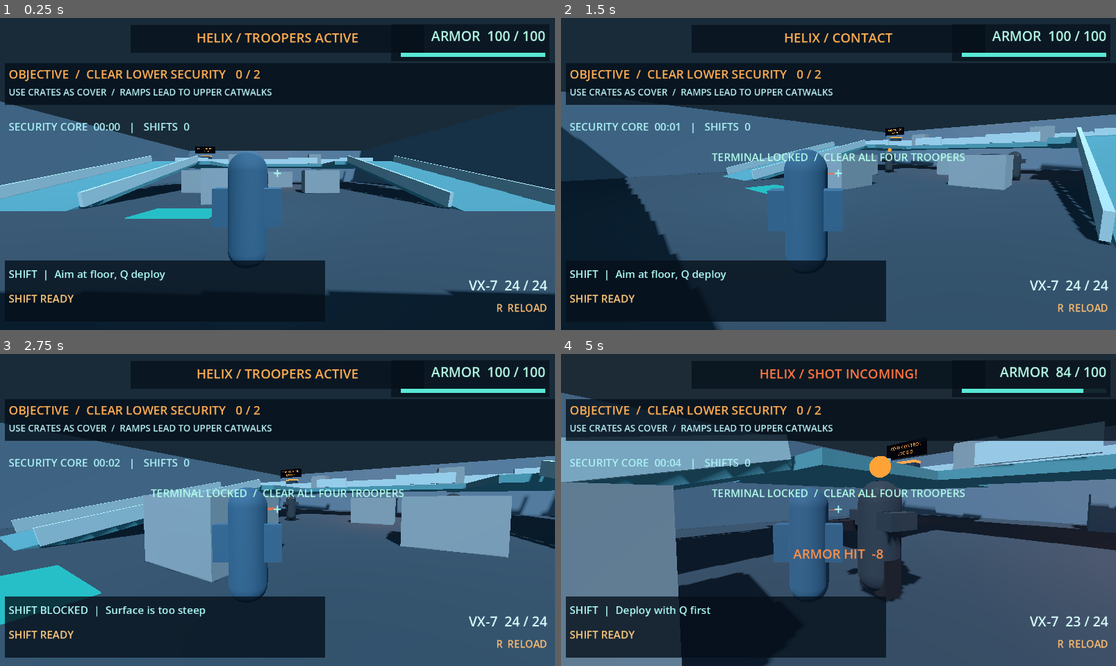
Above: before the commit, frames 1-4 (two rows, left to right).
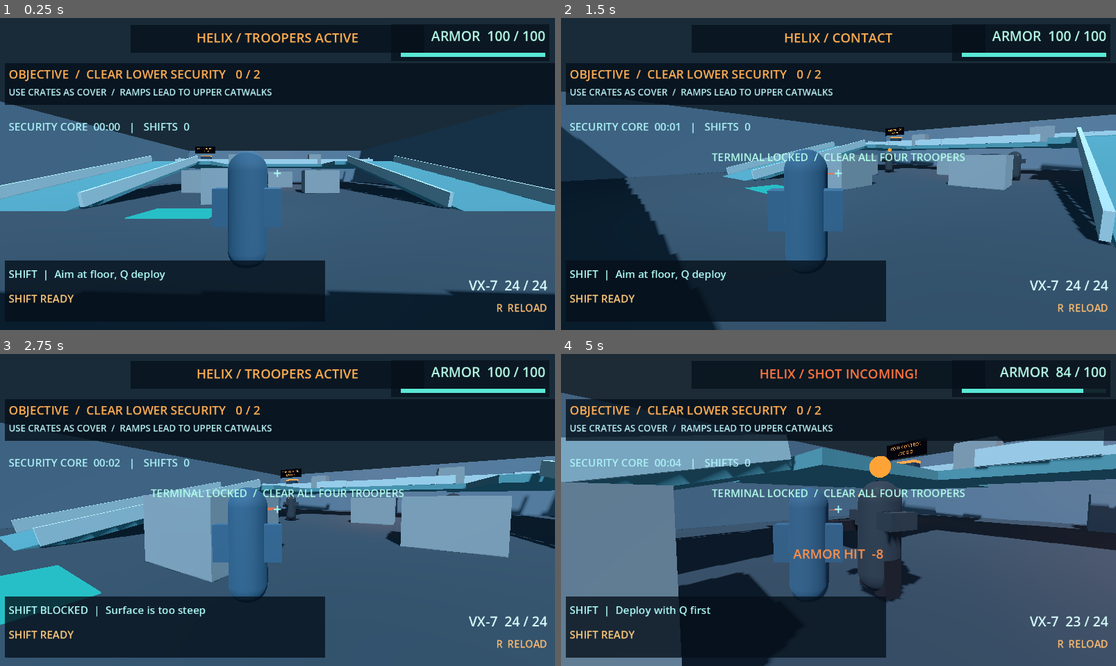
Above: after the commit, the same moments.

Repository: mishraaditya595/swapshot
Game: Godot game, scene res://scenes/main.tscn
The game is run twice, just before and just after one commit, with the same random seed, the same clock (stepped at 60 frames per second) and the same inputs.
Inputs (mouse positions are in pixels of both pictures, inside the frame that each line leads up to):
- Up to frame 1 (0.25 s): no input
- Up to frame 2 (1.5 s): tap Enter at 0.5 s; move the mouse to (960, 158) at 0.52 s; hold D (move_right) 0.53-1.28 s; hold E (interact) 0.53-1.28 s; click (960, 158) at 0.67 s; move the mouse to (810, 174) at 1.27 s; hold W (move_forward) from 1.28 s (still down); right-click (810, 174) at 1.35 s
- Up to frame 3 (2.75 s): keep holding W (move_forward); tap E (interact) at 1.55, 2.3 s; move the mouse to (288, 503) at 2.02 s; hold Q (deploy_anchor) from 2.03 s (still down)
- Up to frame 4 (5 s): keep holding W (move_forward); move the mouse to (832, 516) at 2.77 s; release Q (deploy_anchor) at 2.78 s; click (832, 516) at 2.85 s; tap E (interact) at 3.05, 4.55 s; move the mouse to (877, 513) at 3.52 s; hold E (interact) 3.53-4.28 s; move the mouse to (794, 506) at 4.27 s; tap Shift (shift_teleport) at 4.35 s

The runs differ from the first frame. In frame 1, less than 0.1% of the frame differs, in the area x 31-68%, y 44-47%; in frame 2, 0.2%; in frame 3, 0.2%; in frame 4, 0.7%, in the area x 58-98%, y 21-38%.

Commit message:
test(ms09): exercise lateral and downward SHIFT, two ramps, floor cover and console obstruction

Diff:
--- a/scripts/ms09_security_core.gd
+++ b/scripts/ms09_security_core.gd
@@ -463,8 +463,8 @@
 
     # The front rail is interrupted for visible, usable SHIFT angles.
     for pair: Array in [[-11.3, 4.5], [-3.7, 3.0], [4.0, 4.0], [11.3, 4.5]]:
-        _box(geometry, "FrontRail" + str(pair[0]), Vector3(float(pair[0]), 3.37, -9.4),
-            Vector3(float(pair[1]), 0.82, 0.18), rail_mat)
+        _box(geometry, "FrontRail" + str(pair[0]), Vector3(float(pair[0]), 3.23, -9.4),
+            Vector3(float(pair[1]), 0.65, 0.18), rail_mat)
     _box(geometry, "BackRail", Vector3(0, 3.42, -14.55),
         Vector3(27, 1.0, 0.18), rail_mat)
     _box(geometry, "WestDeckRail", Vector3(-14.15, 3.42, -15.1),
--- a/tests/ms09_security_core_smoke.gd
+++ b/tests/ms09_security_core_smoke.gd
@@ -107,6 +107,15 @@
         "East ramp physically elevates the moving player")
     _check(player.global_position.x > 8.0 and player.global_position.x < 12.5,
         "East ramp keeps the player inside its collision-safe lane")
+    player.global_position = Vector3(-10.4, 1.03, 10.5)
+    player.velocity = Vector3.ZERO
+    await _frames(5)
+    Input.action_press("move_forward")
+    await _frames(130)
+    Input.action_release("move_forward")
+    _check(player.global_position.y > 2.2
+        and player.global_position.x < -8.0,
+        "West return ramp also physically reaches the upper deck")
     player.set_physics_process(false)
     player.global_position = Vector3(10.4, 3.93, -3.6)
     player.velocity = Vector3.ZERO
@@ -129,6 +138,20 @@
     ability.call("_advance_lifecycle", 4.1)
     _check(is_zero_approx(float(ability.get("cooldown_remaining_seconds"))),
         "Cooldown completes deterministically")
+    ability.call("reset_lifecycle")
+    _check(bool(ability.call("_try_place_at", Vector3(0, 2.9, -12.0), Vector3.UP)),
+        "Lateral catwalk SHIFT has a clear line over its safety rail")
+    _check(bool(ability.call("try_shift")),
+        "Lateral elevated SHIFT crosses onto the north catwalk")
+    player.global_position = Vector3(0, 3.88, -10.5)
+    player.velocity = Vector3.ZERO
+    ability.call("reset_lifecycle")
+    await _frames(4)
+    _check(bool(ability.call("_try_place_at", Vector3(0, 0, -7), Vector3.UP)),
+        "Open north overlook permits safe downward anchor placement")
+    _check(bool(ability.call("try_shift"))
+        and player.global_position.y < 1.3,
+        "Downward SHIFT reaches unobstructed lower cover")
 
     # Expiry and unsafe landing must not spend ability or move the player.
     ability.call("reset_lifecycle")
@@ -170,6 +193,12 @@
         "Upper activation cannot overlap the player")
     player.global_position = Vector3(0, 1.03, 13)
     ability.call("reset_lifecycle")
+    ability.set("anchor_active", true)
+    ability.set("anchor_point", Vector3(8.5, 2.9, -12.0))
+    _check(not bool(core.call("_safe_upper_spawn", east,
+        Vector3(8.5, 3.93, -12), no_other_spawns)),
+        "Upper spawn rejects positions reserved for an armed anchor")
+    ability.call("reset_lifecycle")
     await _frames(4)
 
     # Actual destroyed signals stage the next encounter.
@@ -194,6 +223,10 @@
         "Upper phase objective and tactical hint are visible")
 
     # Eye and muzzle traces must respect real upper geometry and temporary cover.
+    player.global_position = Vector3(8.5, 1.03, -12)
+    await _frames(4)
+    _check(not bool(guards[2].call("_can_see_player")),
+        "Upper sentry cannot detect the player through the solid catwalk floor")
     player.global_position = Vector3(8.5, 3.93, -8.0)
     await _frames(4)
     _check(bool(guards[2].call("_can_see_player")),
@@ -230,6 +263,13 @@
     _check(not bool(core.call("try_shutdown")),
         "Terminal cannot activate through the floor from below")
     player.global_position = Vector3(-11.2, 3.93, -12.6)
+    await _frames(3)
+    var console_blocker: StaticBody3D = _blocker(
+        core, Vector3(-11.2, 4.1, -13.35), Vector3(0.9, 1.6, 0.18))
+    await _frames(3)
+    _check(not bool(core.call("try_shutdown")),
+        "Terminal line of sight rejects nearby but obstructed interaction")
+    console_blocker.queue_free()
     await _frames(3)
     _check(bool(core.call("try_shutdown")),
         "Near and unobstructed upper-deck E disables the terminal")
